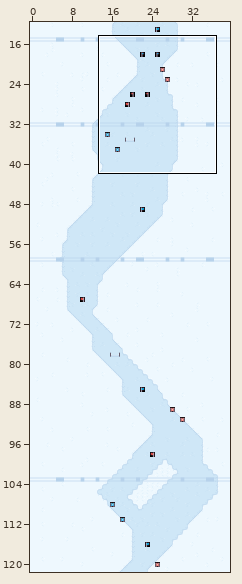
Two versions of a level (LDtk project, ski.ldtk). Above: a wide view before the commit, with the close-up outlined.
Close-up. Before the edit:
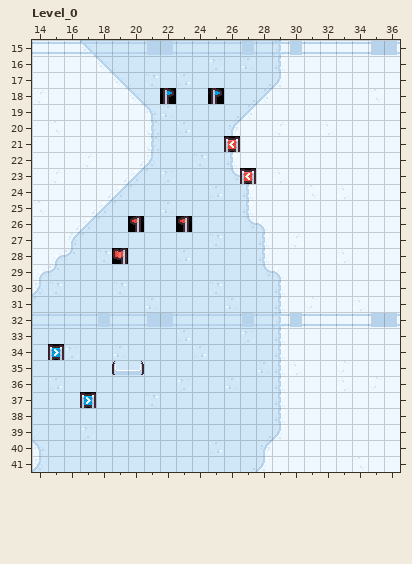
Cells are 16x16 px. Shown: Level_0 x 14..36, y 15..41. The commit also changed other parts of the map, which this record leaves out.
New version:
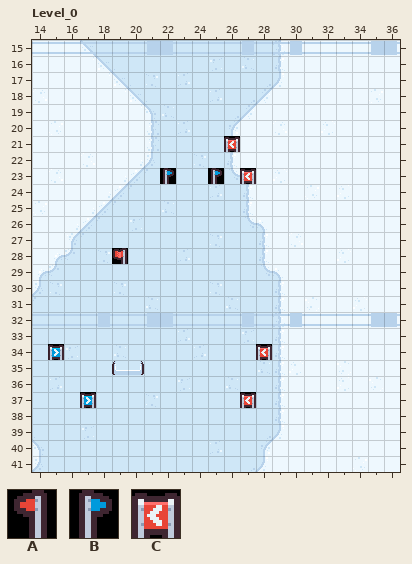
Key: from "SkiTiles": A 8, B 9, C 32.
_ is an empty cell, . an unchanged one.
Changes in this commit:
--- layer "Gates"
@@ x 22..25 @@
-18 B..B
+18 _.._
@@ x 22..25 @@
-23 _.._
+23 B..B
@@ x 20..23 @@
-26 A..A
+26 _.._
@@ x 28..28 @@
-34 _
+34 C
@@ x 27..27 @@
-37 _
+37 C
Where, in picture pixels (left, top, right, bottom), the same in both close-ups:
removed: (160, 88, 176, 104)
removed: (208, 88, 224, 104)
added: (160, 168, 176, 184)
added: (208, 168, 224, 184)
removed: (128, 216, 144, 232)
removed: (176, 216, 192, 232)
added: (256, 344, 272, 360)
added: (240, 392, 256, 408)
